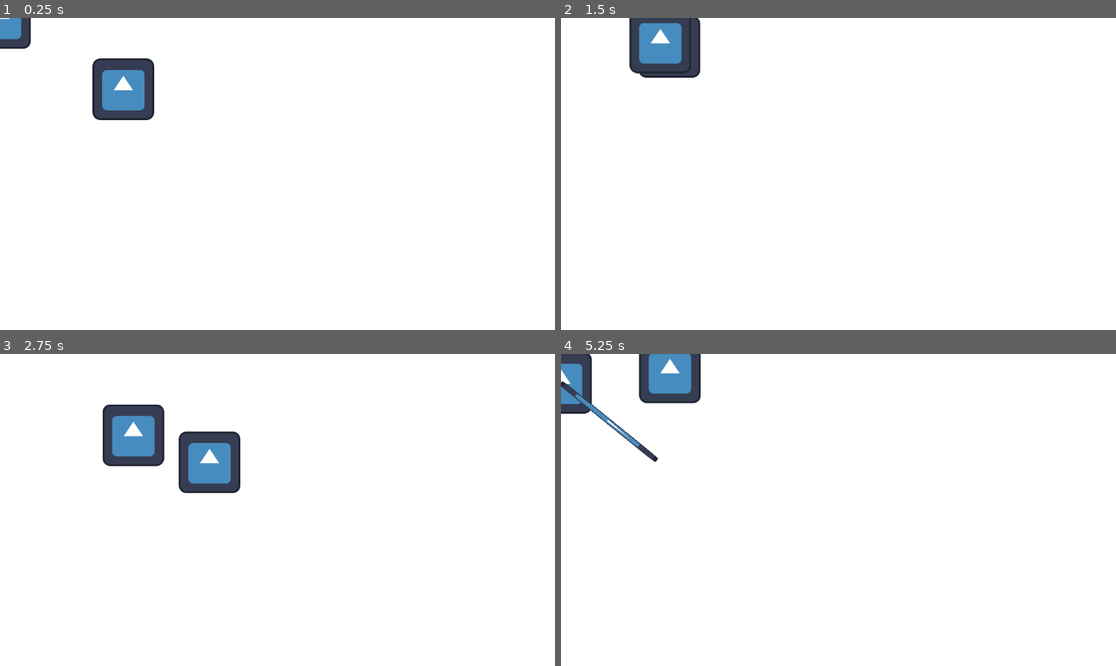
Above: before the commit, frames 1-4 (two rows, left to right).
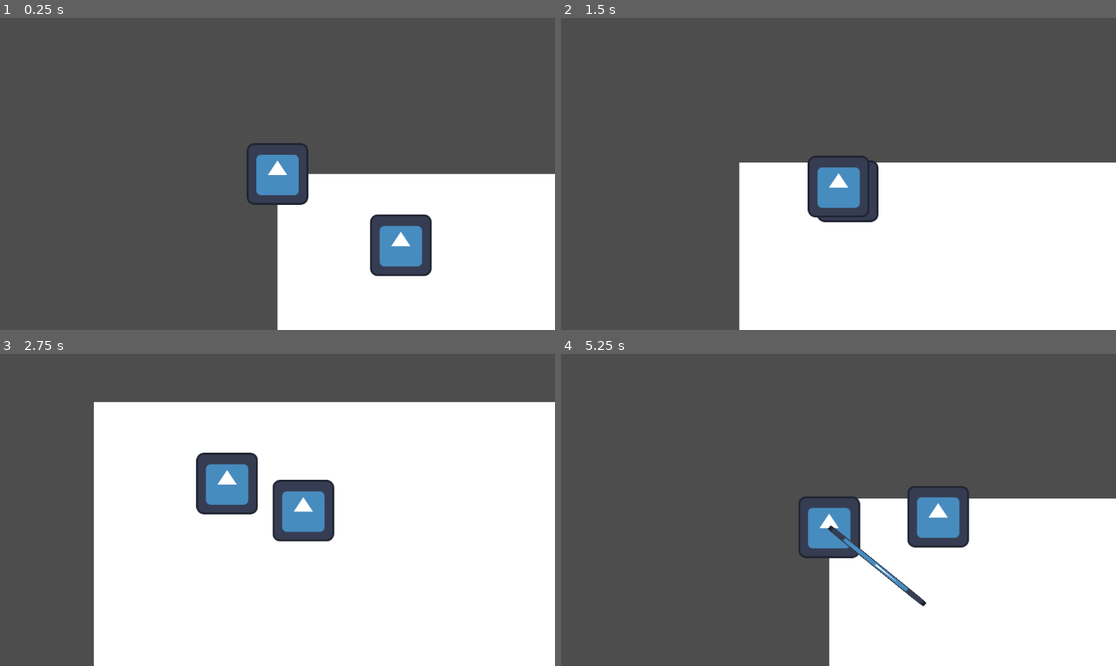
Above: after the commit, the same moments.

Repository: zwack32/crypt_of_the_silver_phoenix
Game: Godot game, scene res://scenes/test_world.tscn
Same seed, same stepped clock (60 frames per second), same inputs: the game is played once before the commit and once after it. The engine's default icon, where the game draws it, is replaced by a stand-in: a white triangle on a blue panel in a dark square.
Inputs (mouse positions are in pixels of both pictures, inside the frame that each line leads up to):
- Up to frame 1 (0.25 s): no input
- Up to frame 2 (1.5 s): move the mouse to (960, 158) at 0.52 s; hold D (move_right) 0.53-1.28 s; click (960, 158) at 0.6 s; move the mouse to (727, 189) at 1.27 s; hold S (move_down) from 1.28 s (still down); right-click (727, 189) at 1.35 s
- Up to frame 3 (2.75 s): move the mouse to (333, 441) at 2.02 s; release S (move_down) at 2.03 s; hold D (move_right) from 2.03 s (still down); click (333, 441) at 2.1 s
- Up to frame 4 (5.25 s): move the mouse to (810, 572) at 2.77 s; release D (move_right) at 2.78 s; hold W (move_up) 2.78-3.53 s; right-click (810, 572) at 2.85 s; move the mouse to (1005, 556) at 3.52 s; hold A (move_left) 3.53-5.03 s; click (1005, 556) at 3.6 s; move the mouse to (672, 463) at 4.27 s; right-click (672, 463) at 4.35 s; move the mouse to (866, 510) at 5.02 s; hold S (move_down) from 5.03 s (still down); click (866, 510) at 5.1 s

The runs differ from the first frame. In frame 1, 77% of the frame differs, in the area x 0-100%, y 0-100%; in frame 2, 65%; in frame 3, 37%; in frame 4, 74%.

Commit message:
update camera

Diff:
--- a/scenes/player.tscn
+++ b/scenes/player.tscn
@@ -18,5 +18,4 @@
 texture = ExtResource("2_g71mc")
 
 [node name="Camera2D" type="Camera2D" parent="."]
-enabled = false
 position_smoothing_enabled = true
